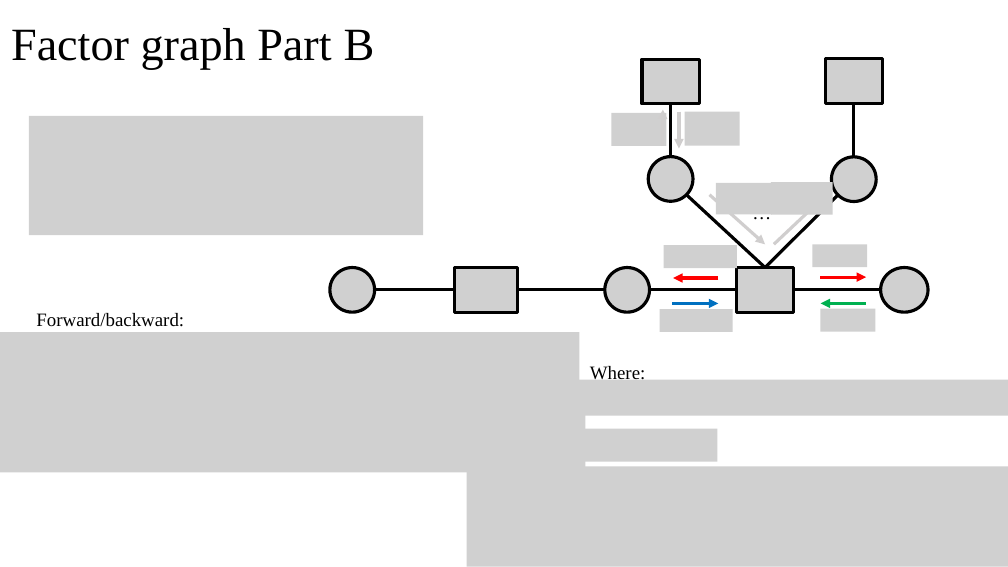
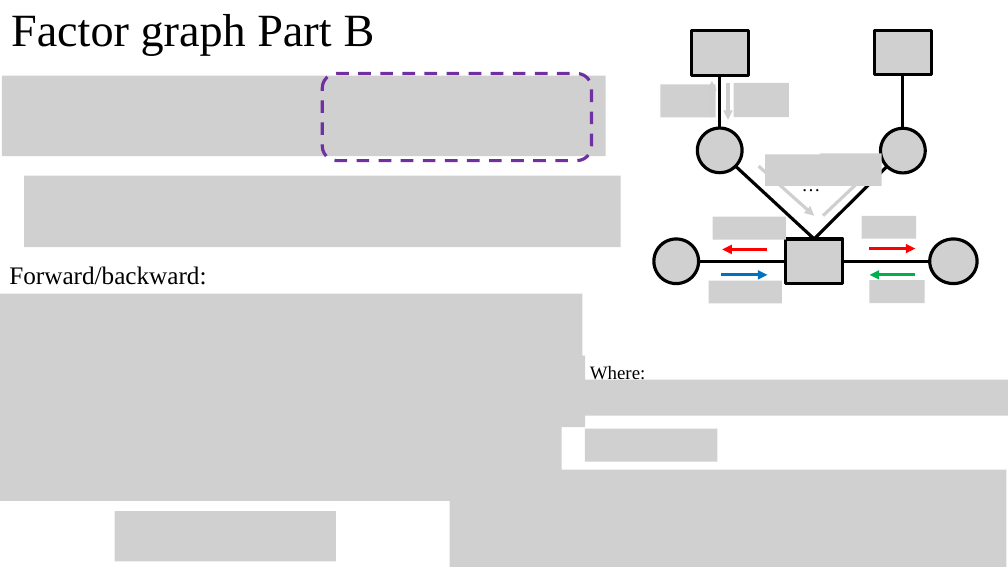
Before and after one commit to Brook1711/RIS-Angular-Domain, a slide deck: slide 21 of doc/RIS-angular-domain组会汇报.pptx. Drawn at 1008x567 pixels with LibreOffice and Linux fonts; fonts in the diff are those of the drawing; grey boxes stand for pictures. Boxes give left, top, right and bottom in pixels: in the first picture for what was removed or moved away, otherwise in the second. Text is boxed around its words. In the diff, an @@ line names an element or a change of style, - is before the commit and + after.

```diff
--- a/doc/RIS-angular-domain组会汇报.pptx
+++ b/doc/RIS-angular-domain组会汇报.pptx
@@ title "Factor graph Part B": place and size @@
-title "Factor graph Part B" at (11, 28, 375, 69)
+title "Factor graph Part B" at (11, 14, 375, 55)
@@ picture added at (2, 76, 606, 156) @@
@@ rounded rectangle added at (322, 73, 591, 160), outline #7030A0 3 pt dashed @@
@@ 13 pictures, 8 arrows, 6 lines, 1 text: place and size @@
-13 pictures, 8 arrows, 6 lines, 1 text at (612, 59, 883, 332)
+13 pictures, 8 arrows, 6 lines, 1 text at (661, 30, 932, 303)
@@ picture: place and size @@
-picture at (29, 116, 423, 235)
+picture at (24, 175, 621, 247)
@@ picture added at (654, 239, 699, 284) @@
@@ picture added at (930, 239, 978, 284) @@
@@ text "Forward/backward:": place and size @@
-text "Forward/backward:" at (36, 313, 184, 327)
+text "Forward/backward:" at (9, 266, 206, 285)
@@ text "Forward/backward:" at (9, 266, 206, 285): size 18 to 24 pt @@
@@ group removed at (330, 268, 929, 312): 4 pictures, 2 lines @@
@@ picture: place and size @@
-picture at (0, 332, 580, 404)
+picture at (0, 294, 583, 366)
@@ picture: place and size @@
-picture at (0, 401, 585, 473)
+picture at (0, 355, 585, 427)
@@ picture added at (0, 420, 562, 501) @@
@@ picture: place and size @@
-picture at (467, 467, 1008, 567)
+picture at (450, 470, 1007, 567)
@@ picture added at (115, 511, 337, 562) @@
```
Also in this commit, not shown: 1 other slide changed, 1 other file.
